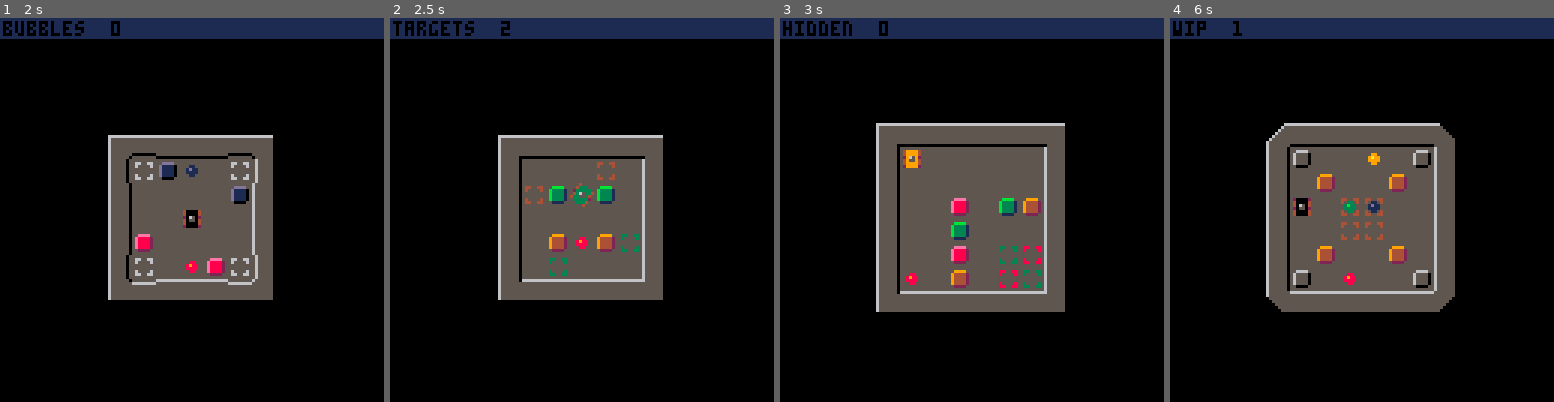
Above: before the commit, frames 1-4 (left to right).
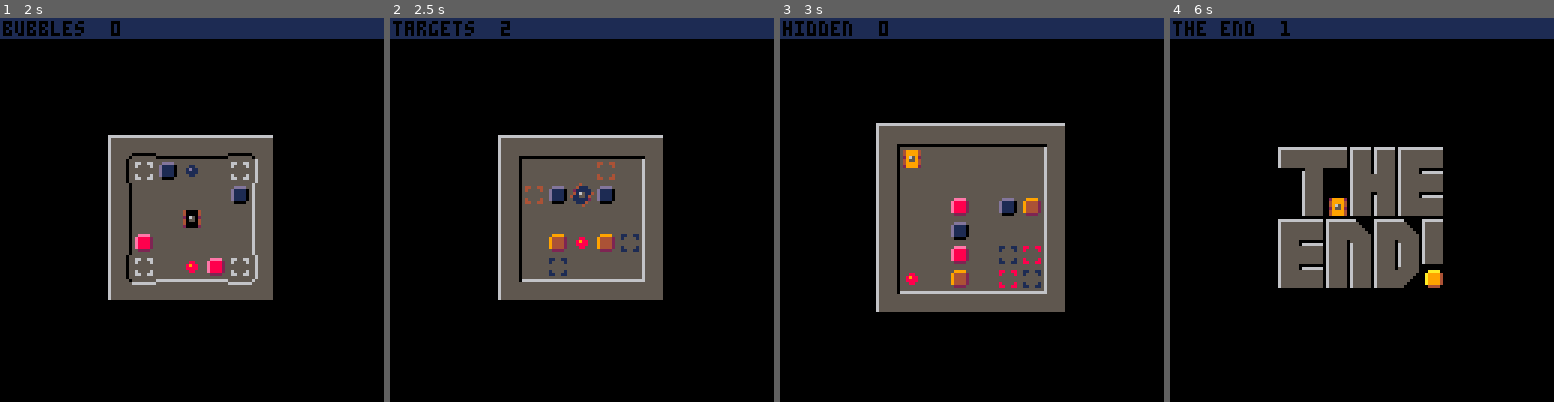
Above: after the commit, the same moments.

Repository: erwinbonsma/SokoBubbleP8
Game: PICO-8 cartridge sokobubble.p8
Two runs of this game, one before a commit and one after it. Both use one fixed random seed, a clock stepped at 60 frames per second and the inputs below.
Inputs:
- Up to frame 1 (2 s): tap X (X key) at 0.33, 1.07, 1.85 s; tap O (Z key) at 0.7, 1.7 s; hold Right from 1.6 s (still down)
- Up to frame 2 (2.5 s): release Right at 2.1 s; tap O (Z key) at 2.1 s; hold Up 2.15-2.42 s; hold Right from 2.47 s (still down)
- Up to frame 3 (3 s): keep holding Right; tap O (Z key) at 2.5, 2.9 s; tap X (X key) at 2.97 s
- Up to frame 4 (6 s): release Right at 3.03 s; hold Left 3.08-3.58 s; tap O (Z key) every 0.4 s from 3.3 to 5.7 s; hold Down 3.63-3.97 s; hold Right 4.02-4.68 s; tap X (X key) at 4.08, 5.2 s; hold Up 4.73-5.03 s; hold Left 5.08-5.68 s; hold Down from 5.73 s (still down)

Frame 1 is identical in both runs. In frame 2, 0.7% of the frame differs, in the area x 41-65%, y 43-68%; in frame 3, 0.5%; in frame 4, 15%, in the area x 0-75%, y 0-77%.

Commit message:
Add level 'all on target'

Diff:
--- a/sokobubble.p8
+++ b/sokobubble.p8
@@ -19,6 +19,10 @@
 },{
  name="hidden",
  mapdef={0,0,8,8},
+ ini_bubble=0
+},{
+ name="all on target",
+ mapdef={36,8,8,7},
  ini_bubble=0
 },{
  name="corners",
@@ -814,7 +818,7 @@
 function start_game()
  _draw=game_draw
  _update60=game_update
- start_level(11)
+ start_level(12)
 end
 
 function show_title()
@@ -1235,18 +1239,18 @@
 313636363636363231363636363636323136363636363632163636363636361716363636363636171b3136363636321b0000000000000000000000000000000000000000000000000000000000000000000000000000000000000000000000000000000000000000000000000000000000000000000000000000000000000000
 3510000000000035355500002500653535100000000000353546004545005635352500004600253531340000460033320000000000000000000000000000000000000000000000000000000000000000000000000000000000000000000000000000000000000000000000000000000000000000000000000000000000000000
 3500000000000035350010600000003535000000000000353500107070000035351060000070003535106000007000350000000000000000000000000000000000000000000000000000000000000000000000000000000000000000000000000000000000000000000000000000000000000000000000000000000000000000
-3500005000602f353525005676400035356550665660553535655000006055353500006a7900003535000055450000350000000000000000000000000000000000000000000000000000000000000000000000000000000000000000000000000000000000000000000000000000000000000000000000000000000000000000
-3500006000000035350050664600253535655066566055353565500000605535350000756500003533327675656600350000000000000000000000000000000000000000000000000000000000000000000000000000000000000000000000000000000000000000000000000000000000000000000000000000000000000000
-350000530065553535000000700000353500000000000035350000404000003535004000005000351b354000005000350000000000000000000000000000000000000000000000000000000000000000000000000000000000000000000000000000000000000000000000000000000000000000000000000000000000000000
-3556002f0055653535450025000075353500000000000035356600757500763535250056000025351b350000560031340000000000000000000000000000000000000000000000000000000000000000000000000000000000000000000000000000000000000000000000000000000000000000000000000000000000000000
+3500005000702f353525005676400035357550765670553535655000006055353500006a7900003535000055450000350000000000000000000000000000000000000000000000000000000000000000000000000000000000000000000000000000000000000000000000000000000000000000000000000000000000000000
+3500007000000035350050664600253535755076567055353565500000605535350000756500003533327675656600350000000000000000000000000000000000000000000000000000000000000000000000000000000000000000000000000000000000000000000000000000000000000000000000000000000000000000
+350000540075553535000000700000353500000000000035350000404000003535004000005000351b354000005000350000000000000000000000000000000000000000000000000000000000000000000000000000000000000000000000000000000000000000000000000000000000000000000000000000000000000000
+3556002f0055753535450025000075353500000000000035356600757500763535250056000025351b350000560031340000000000000000000000000000000000000000000000000000000000000000000000000000000000000000000000000000000000000000000000000000000000000000000000000000000000000000
 333636363636363433363636363636343336363636363634183636363636361918363636363636191b3336363636341b0000000000000000000000000000000000000000000000000000000000000000000000000000000000000000000000000000000000000000000000000000000000000000000000000000000000000000
-31293636362932313636363636323136363636363231363636363636323a3b38373731380000000000000000000000000000000000000000000000000000000000000000000000000000000000000000000000000000000000000000000000000000000000000000000000000000000000000000000000000000000000000000
-264d7076004d28350000005500353510000000003535100000000000351b351c3e3c3e380000000000000000000000000000000000000000000000000000000000000000000000000000000000000000000000000000000000000000000000000000000000000000000000000000000000000000000000000000000000000000
-35000000007035355560666000353500600040003535000000000000351b391b393933380000000000000000000000000000000000000000000000000000000000000000000000000000000000000000000000000000000000000000000000000000000000000000000000000000000000000000000000000000000000000000
-3500001000003535000010000035350050660056353565506656605535313831173117370000000000000000000000000000000000000000000000000000000000000000000000000000000000000000000000000000000000000000000000000000000000000000000000000000000000000000000000000000000000000000
-3550000000003535005056506535350070004d4d2835655066566055353e3835353535390000000000000000000000000000000000000000000000000000000000000000000000000000000000000000000000000000000000000000000000000000000000000000000000000000000000000000000000000000000000000000
-264d0056504d2835006500000035350000764d482835000000000000353338393933194f0000000000000000000000000000000000000000000000000000000000000000000000000000000000000000000000000000000000000000000000000000000000000000000000000000000000000000000000000000000000000000
-3327363636273433363636363634333636362727343336363636363634000000000000000000000000000000000000000000000000000000000000000000000000000000000000000000000000000000000000000000000000000000000000000000000000000000000000000000000000000000000000000000000000000000
+31293636362932313636363636323136363636363231363636363636323a3b38373731383136363636363632000000000000000000000000000000000000000000000000000000000000000000000000000000000000000000000000000000000000000000000000000000000000000000000000000000000000000000000000
+264d7076004d28350000005500353510000000003535100000000000351b351c3e3c3e383510000000000035000000000000000000000000000000000000000000000000000000000000000000000000000000000000000000000000000000000000000000000000000000000000000000000000000000000000000000000000
+35000000007035355570767000353500600040003535000000000000351b391b393933383500705a5c500035000000000000000000000000000000000000000000000000000000000000000000000000000000000000000000000000000000000000000000000000000000000000000000000000000000000000000000000000
+3500001000003535000010000035350050660056353575507656705535313831173117373500707a7c500035000000000000000000000000000000000000000000000000000000000000000000000000000000000000000000000000000000000000000000000000000000000000000000000000000000000000000000000000
+3550000000003535005056507535350070004d4d2835755076567055353e3835353535393500000000000035000000000000000000000000000000000000000000000000000000000000000000000000000000000000000000000000000000000000000000000000000000000000000000000000000000000000000000000000
+264d0056504d2835007500000035350000764d482835000000000000353338393933194f1832000000003119000000000000000000000000000000000000000000000000000000000000000000000000000000000000000000000000000000000000000000000000000000000000000000000000000000000000000000000000
+3327363636273433363636363634333636362727343336363636363634000000000000001b3336363636341b000000000000000000000000000000000000000000000000000000000000000000000000000000000000000000000000000000000000000000000000000000000000000000000000000000000000000000000000
 3138313237373132000000000000000000000000000000000000000000000000000000000000000000000000000000000000000000000000000000000000000000000000000000000000000000000000000000000000000000000000000000000000000000000000000000000000000000000000000000000000000000000000
 333235353e1a3535000000000000000000000000000000000000000000000000000000000000000000000000000000000000000000000000000000000000000000000000000000000000000000000000000000000000000000000000000000000000000000000000000000000000000000000000000000000000000000000000
 3a34333439393334000000000000000000000000000000000000000000000000000000000000000000000000000000000000000000000000000000000000000000000000000000000000000000000000000000000000000000000000000000000000000000000000000000000000000000000000000000000000000000000000
